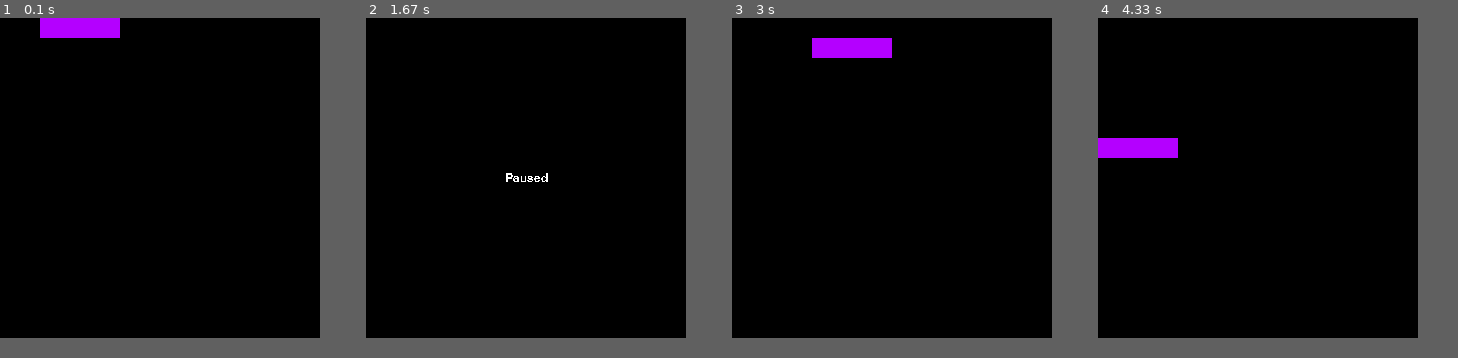
Above: before the commit, frames 1-4 (left to right).
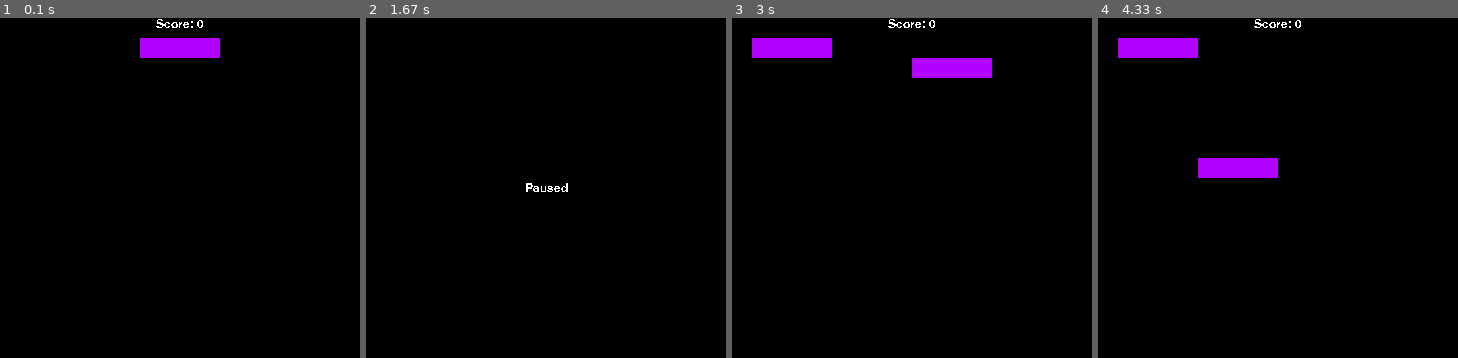
Above: after the commit, the same moments.

Repository: runeharlyk/Tetris-AI
Game: pygame game, started from numpyTetris.py
Two runs of this game, one before a commit and one after it. Both use one fixed random seed, a clock stepped at 60 frames per second and the inputs below.
Inputs (mouse positions are in pixels of both pictures, inside the frame that each line leads up to):
- Up to frame 1 (0.1 s): no input
- Up to frame 2 (1.67 s): hold P 0.33-0.8 s; hold Right 0.33-0.8 s; move the mouse to (531, 201) at 0.37 s; tap Space at 0.83 s
- Up to frame 3 (3 s): hold Up 1.67-2.13 s; move the mouse to (829, 120) at 1.7 s; tap C at 1.82 s; tap P at 2.17 s; hold Right 2.5-2.97 s; move the mouse to (789, 154) at 2.53 s
- Up to frame 4 (4.33 s): hold Left 3-3.53 s; tap C at 3.15 s; hold Down 3.57-3.87 s; hold Left 3.9-4.3 s
In our replay, the window is 320x320 before the commit and 360x340 after it. These sizes can differ from the game's own. Grey fills any space a smaller window leaves; there, only what the larger window draws over its background counts as a difference.

The runs differ from the first frame. In frame 1, 2.7% of the frame differs, in the area x 11-62%, y 0-12%; in frame 2, 0.2%; in frame 3, 3.4%; in frame 4, 4.0%, in the area x 0-57%, y 0-48%.

Commit message:
Cleans up tetris numpy

Diff:
--- a/numpyTetris.py
+++ b/numpyTetris.py
@@ -116,7 +116,7 @@
         self.lines += lines_cleared
         self.score += points[lines_cleared] * self.level
 
-    def drop(self):
+    def down(self):
         self.shape_y += 1
         if self.check_collision(self.shape, (self.shape_x, self.shape_y)):
             self.place_shape(self.shape, (self.shape_x, self.shape_y))
@@ -133,6 +133,11 @@
             self.held_shapes.append(self.shape)
             self.shape = shape
 
+    def soft_drop(self):
+        self.shape_y += 1
+        if self.check_collision(self.shape, (self.shape_x, self.shape_y)):
+            pass
+
 
 class TetrisApp(object):
     def __init__(self):
@@ -140,11 +145,18 @@
 
         pygame.init()
         pygame.key.set_repeat(250,25)
-        self.width = config['cell_size']*config['cols']*2
-        self.height = config['cell_size']*config['rows']
+        self.width = config['cell_size']*config['cols'] + config['cell_size'] * 10
+        self.height = config['cell_size']*config['rows'] + config['cell_size']
 
         self.screen = pygame.display.set_mode((self.width, self.height))
         pygame.event.set_blocked(pygame.MOUSEMOTION)
+
+    def top_msg(self, msg):
+        msg_image =  pygame.font.Font(pygame.font.get_default_font(), 12).render(msg, False, (255,255,255), (0,0,0))
+        msgim_center_x, msgim_center_y = msg_image.get_size()
+        msgim_center_x //= 2
+
+        self.screen.blit(msg_image, (self.width // 2-msgim_center_x, 0))
 
     def center_msg(self, msg):
         for i, line in enumerate(msg.splitlines()):
@@ -185,9 +197,9 @@
     def should_play(self):
         return not self.gameover and not self.paused
 
-    def drop(self):
+    def down(self):
         if not self.should_play(): return
-        self.game.drop()
+        self.game.down()
 
     def rotate_stone(self):
         if self.gameover or self.paused: return
@@ -197,18 +209,18 @@
         self.paused = not self.paused
 
     def start_game(self):
-        if self.gameover:
-            self.init_game()
-            self.gameover = False
+        if self.game.done:
+            self.game.reset()
 
     def run(self):
-        key_actions = {
-            'ESCAPE':    self.quit,
-            'LEFT':        lambda:self.game.move(-1),
-            'RIGHT':    lambda:self.game.move(+1),
-            'DOWN':        self.drop,
-            'UP':        self.rotate_stone,
+        self.key_actions = {
+            'ESCAPE':   self.quit,
+            'LEFT':     lambda: self.game.move(-1),
+            'RIGHT':    lambda: self.game.move(+1),
+            'DOWN':     self.down,
+            'UP':       self.rotate_stone,
             'p':        self.toggle_pause,
+            'c':        self.game.hold,
             'SPACE':    self.start_game
         }
 
@@ -216,35 +228,38 @@
         self.paused = False
 
         pygame.time.set_timer(pygame.USEREVENT+1, config['delay'])
-        dont_burn_my_cpu = pygame.time.Clock()
+        self.dont_burn_my_cpu = pygame.time.Clock()
         while 1:
-            self.screen.fill((0,0,0))
-            if self.gameover:
-                self.center_msg("""Game Over!
-Press space to continue""")
+            self.render()
+
+    def render(self):
+        self.screen.fill((0,0,0))
+        if self.game.done:
+            self.center_msg("Game Over! \nPress space to continue")
+        else:
+            if self.paused:
+                self.center_msg("Paused")
             else:
-                if self.paused:
-                    self.center_msg("Paused")
-                else:
-                    offset = 0#config['cols']*config['cell_size']
-                    self.draw_matrix(self.game.board, (offset,0))
-                    self.draw_matrix(self.game.shape,
-                                     (self.game.shape_x + offset,
-                                      self.game.shape_y))
-            pygame.display.update()
-
-            for event in pygame.event.get():
-                if event.type == pygame.USEREVENT+1:
-                    self.drop()
-                elif event.type == pygame.QUIT:
-                    self.quit()
-                elif event.type == pygame.KEYDOWN:
-                    for key in key_actions:
-                        if event.key == eval("pygame.K_"
-                        +key):
-                            key_actions[key]()
-
-            dont_burn_my_cpu.tick(config['maxfps'])
+                self.top_msg(f'Score: {self.game.score}')
+                if self.game.held_shapes:
+                    self.draw_matrix(self.game.held_shapes[0], (1, 1))
+                self.draw_matrix(self.game.board, (5, 1))
+                self.draw_matrix(self.game.shape,
+                                    (self.game.shape_x + 5,
+                                    self.game.shape_y + 1))
+        pygame.display.update()
+
+        for event in pygame.event.get():
+            if event.type == pygame.USEREVENT+1:
+                self.down()
+            elif event.type == pygame.QUIT:
+                self.quit()
+            elif event.type == pygame.KEYDOWN:
+                for key in self.key_actions:
+                    if event.key == eval("pygame.K_"+key):
+                        self.key_actions[key]()
+
+        self.dont_burn_my_cpu.tick(config['maxfps'])
 
 if __name__ == '__main__':
     App = TetrisApp()
